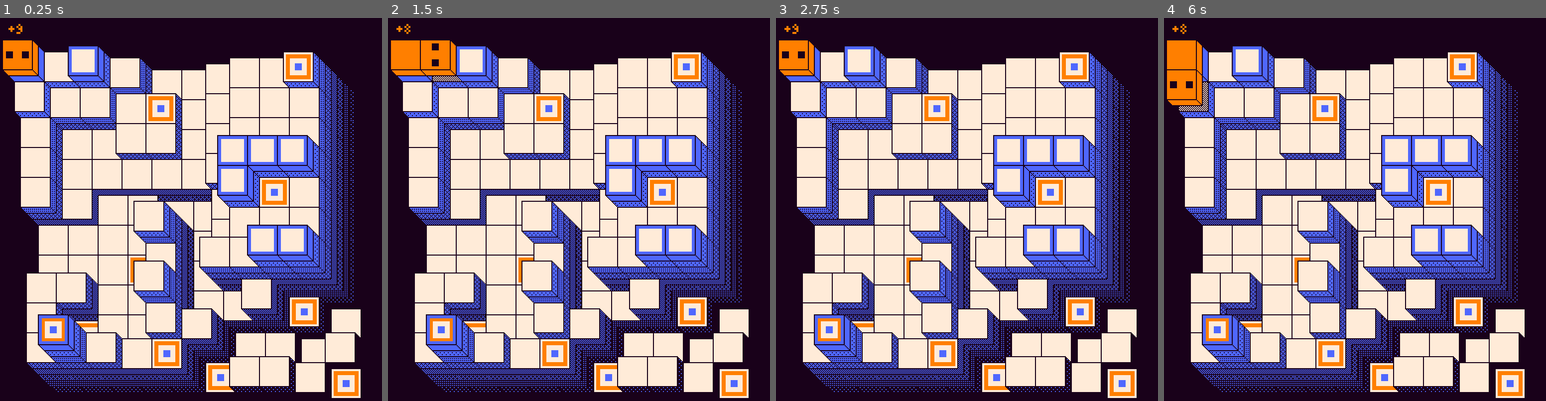
Above: before the commit, frames 1-4 (left to right).
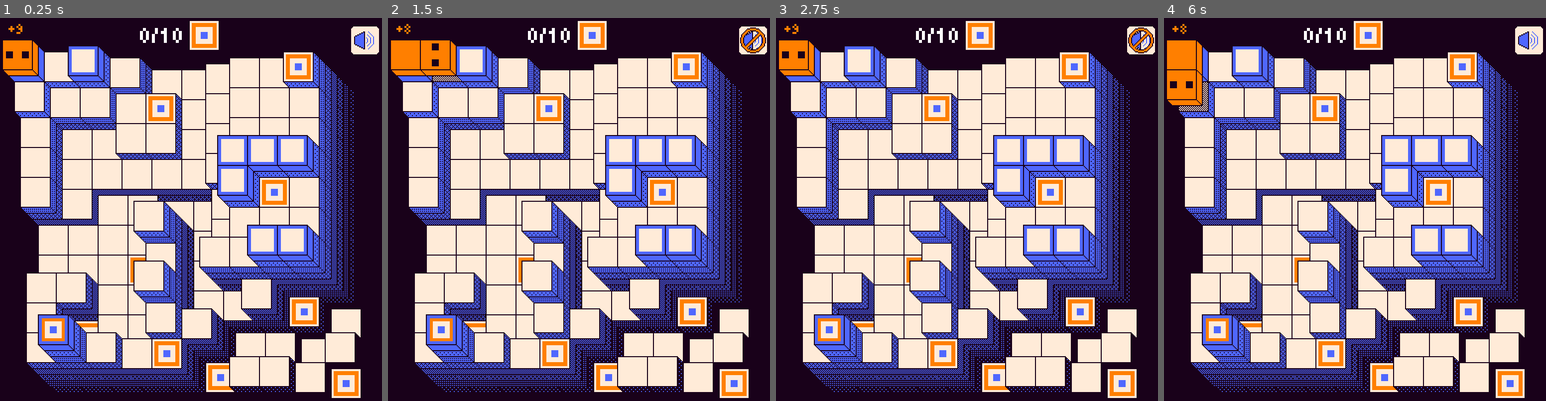
Above: after the commit, the same moments.

Repository: AlexQuenon/serpentithing
Game: Godot game, scene res://scenes/main.tscn
Same seed, same stepped clock (60 frames per second), same inputs: the game is played once before the commit and once after it.
Inputs (mouse positions are in pixels of both pictures, inside the frame that each line leads up to):
- Up to frame 1 (0.25 s): no input
- Up to frame 2 (1.5 s): click (750, 40) at 0.52 s; tap Enter at 1.25 s; hold Right (ui_right) from 1.28 s (still down); tap Space (detach) at 1.35 s
- Up to frame 3 (2.75 s): tap R (reset) at 2 s; release Right (ui_right) at 2.03 s; hold Down (ui_down) from 2.03 s (still down); tap Z (undo) at 2.1 s
- Up to frame 4 (6 s): tap R (reset) at 2.75, 3.5, 4.25, 4.9, 5 s; release Down (ui_down) at 2.78 s; hold Right (ui_right) 2.78-3.53 s; tap Space (detach) at 2.85, 4.35, 5.85 s; hold Up (ui_up) 3.53-4.28 s; tap Z (undo) at 3.6, 5.1 s; hold Left (ui_left) 4.28-5.78 s; tap M (mute, bound only after the commit) at 5.65 s; hold Down (ui_down) from 5.78 s (still down)

The runs differ from the first frame. In frame 1, 1.2% of the frame differs, in the area x 36-100%, y 0-10%; in frame 2, 1.1%; in frame 3, 1.1%; in frame 4, 1.2%.

Commit message:
progress and mute

Diff:
--- a/code/audio_manager.gd
+++ b/code/audio_manager.gd
@@ -1,4 +1,7 @@
 extends Node
+
+func set_mute(mute):
+	AudioServer.set_bus_mute(0, mute)
 
 func play_move():
 	%Move.play()
--- a/code/hidden.gd
+++ b/code/hidden.gd
@@ -1,7 +1,7 @@
 extends Label
 
 
-func _on_snake_coordinates_updated(snake_coords, block_coords, last_direction):
+func _on_snake_coordinates_updated(snake_coords, block_coords, last_direction, goals_met):
 	if snake_coords.size() + block_coords.size() == 10:
 		hide()
 	else:
--- a/code/main.gd
+++ b/code/main.gd
@@ -1,11 +1,14 @@
 extends Node2D
 
 
-func _on_snake_coordinates_updated(snake_coords, block_coords, last_direction):
+func _on_snake_coordinates_updated(snake_coords, block_coords, last_direction, goals_met):
+	%Progress.show()
+	%ProgressCount.text = "%s/10" % goals_met
 	%Winner.hide()
 	%Blocks.render(snake_coords, block_coords, last_direction)
 
 
 func _on_snake_win():
+	%Progress.hide()
 	%Winner.reset()
 	%Winner.show()
--- a/code/snake.gd
+++ b/code/snake.gd
@@ -1,7 +1,7 @@
 class_name Snake
 extends Node
 
-signal coordinates_updated(snake_coords, block_coords, last_direction)
+signal coordinates_updated(snake_coords, block_coords, last_direction, goals_met)
 signal win
 
 enum Move {
@@ -114,13 +114,13 @@
 func get_input_action():
 	if Input.is_action_just_pressed('detach'):
 		return Move.DETACH
-	if Input.is_action_just_pressed('ui_up'):
+	if Input.is_action_just_pressed('up'):
 		return Move.UP
-	if Input.is_action_just_pressed('ui_down'):
+	if Input.is_action_just_pressed('down'):
 		return Move.DOWN
-	if Input.is_action_just_pressed('ui_left'):
+	if Input.is_action_just_pressed('left'):
 		return Move.LEFT
-	if Input.is_action_just_pressed('ui_right'):
+	if Input.is_action_just_pressed('right'):
 		return Move.RIGHT
 	return Move.NONE
 
@@ -243,4 +243,9 @@
 
 
 func emit_coordinates_updated_signal():
-	coordinates_updated.emit(snake_coords, block_coords, last_direction)
+	var goals_met = count_goals()
+	coordinates_updated.emit(snake_coords, block_coords, last_direction, goals_met)
+
+
+func count_goals():
+	return blocks_on_goal().size() + int(snake_coords.size() == 1 and Level.coord_on_goal(snake_coords[0]))
--- /dev/null
+++ b/code/sound.gd
@@ -0,0 +1,10 @@
+extends CheckButton
+
+
+func _on_toggled(toggled_on):
+	AudioManager.set_mute(toggled_on)
+
+
+func _process(_delta):
+	if Input.is_action_just_pressed('mute'):
+		button_pressed = not button_pressed
--- a/project.godot
+++ b/project.godot
@@ -42,6 +42,7 @@
 "deadzone": 0.2,
 "events": [Object(InputEventKey,"resource_local_to_scene":false,"resource_name":"","device":-1,"window_id":0,"alt_press …(191 unchanged characters)…
 , Object(InputEventKey,"resource_local_to_scene":false,"resource_name":"","device":-1,"window_id":0,"alt_pressed":false …(186 unchanged characters)…
+, Object(InputEventKey,"resource_local_to_scene":false,"resource_name":"","device":-1,"window_id":0,"alt_pressed":false,"shift_pressed":false,"ctrl_pressed":false,"meta_pressed":false,"pressed":false,"keycode":0,"physical_keycode":88,"key_label":0,"unicode":120,"location":0,"echo":false,"script":null)
 ]
 }
 undo={
@@ -54,6 +55,35 @@
 "events": [Object(InputEventKey,"resource_local_to_scene":false,"resource_name":"","device":-1,"window_id":0,"alt_press …(192 unchanged characters)…
 ]
 }
+up={
+"deadzone": 0.2,
+"events": [Object(InputEventKey,"resource_local_to_scene":false,"resource_name":"","device":-1,"window_id":0,"alt_pressed":false,"shift_pressed":false,"ctrl_pressed":false,"meta_pressed":false,"pressed":false,"keycode":0,"physical_keycode":4194320,"key_label":0,"unicode":0,"location":0,"echo":false,"script":null)
+, Object(InputEventKey,"resource_local_to_scene":false,"resource_name":"","device":-1,"window_id":0,"alt_pressed":false,"shift_pressed":false,"ctrl_pressed":false,"meta_pressed":false,"pressed":false,"keycode":0,"physical_keycode":87,"key_label":0,"unicode":119,"location":0,"echo":false,"script":null)
+]
+}
+down={
+"deadzone": 0.2,
+"events": [Object(InputEventKey,"resource_local_to_scene":false,"resource_name":"","device":-1,"window_id":0,"alt_pressed":false,"shift_pressed":false,"ctrl_pressed":false,"meta_pressed":false,"pressed":false,"keycode":0,"physical_keycode":4194322,"key_label":0,"unicode":0,"location":0,"echo":false,"script":null)
+, Object(InputEventKey,"resource_local_to_scene":false,"resource_name":"","device":-1,"window_id":0,"alt_pressed":false,"shift_pressed":false,"ctrl_pressed":false,"meta_pressed":false,"pressed":false,"keycode":0,"physical_keycode":83,"key_label":0,"unicode":115,"location":0,"echo":false,"script":null)
+]
+}
+left={
+"deadzone": 0.2,
+"events": [Object(InputEventKey,"resource_local_to_scene":false,"resource_name":"","device":-1,"window_id":0,"alt_pressed":false,"shift_pressed":false,"ctrl_pressed":false,"meta_pressed":false,"pressed":false,"keycode":0,"physical_keycode":4194319,"key_label":0,"unicode":0,"location":0,"echo":false,"script":null)
+, Object(InputEventKey,"resource_local_to_scene":false,"resource_name":"","device":-1,"window_id":0,"alt_pressed":false,"shift_pressed":false,"ctrl_pressed":false,"meta_pressed":false,"pressed":false,"keycode":0,"physical_keycode":65,"key_label":0,"unicode":97,"location":0,"echo":false,"script":null)
+]
+}
+right={
+"deadzone": 0.2,
+"events": [Object(InputEventKey,"resource_local_to_scene":false,"resource_name":"","device":-1,"window_id":0,"alt_pressed":false,"shift_pressed":false,"ctrl_pressed":false,"meta_pressed":false,"pressed":false,"keycode":0,"physical_keycode":4194321,"key_label":0,"unicode":0,"location":0,"echo":false,"script":null)
+, Object(InputEventKey,"resource_local_to_scene":false,"resource_name":"","device":-1,"window_id":0,"alt_pressed":false,"shift_pressed":false,"ctrl_pressed":false,"meta_pressed":false,"pressed":false,"keycode":0,"physical_keycode":68,"key_label":0,"unicode":100,"location":0,"echo":false,"script":null)
+]
+}
+mute={
+"deadzone": 0.2,
+"events": [Object(InputEventKey,"resource_local_to_scene":false,"resource_name":"","device":-1,"window_id":0,"alt_pressed":false,"shift_pressed":false,"ctrl_pressed":false,"meta_pressed":false,"pressed":false,"keycode":0,"physical_keycode":77,"key_label":0,"unicode":109,"location":0,"echo":false,"script":null)
+]
+}
 
 [rendering]
 
--- a/scenes/main.tscn
+++ b/scenes/main.tscn
@@ -7,6 +7,10 @@
 [ext_resource type="FontFile" uid="uid://x6v2yc50aowa" path="res://assets/Tiny5-Regular.ttf" id="5_tefeu"]
 [ext_resource type="Script" uid="uid://uyo74mdc3kfc" path="res://code/hidden.gd" id="6_o6xl0"]
 [ext_resource type="Script" uid="uid://bbb6wmtwax6ej" path="res://code/winner.gd" id="7_o6xl0"]
+[ext_resource type="Texture2D" uid="uid://ck55a011rxgr" path="res://assets/sound_on.png" id="8_85g3d"]
+[ext_resource type="Texture2D" uid="uid://bpcmwqgtg4w7a" path="res://assets/goal_icon.png" id="8_choun"]
+[ext_resource type="Texture2D" uid="uid://bnm04u52oxq3h" path="res://assets/sound_off.png" id="9_choun"]
+[ext_resource type="Script" uid="uid://bhag4rysx37i5" path="res://code/sound.gd" id="11_ya4ey"]
 
 [sub_resource type="TileSetAtlasSource" id="TileSetAtlasSource_jyhfs"]
 texture = ExtResource("1_0wfyh")
@@ -16,6 +20,16 @@
 [sub_resource type="TileSet" id="TileSet_tbgi4"]
 tile_size = Vector2i(30, 30)
 sources/0 = SubResource("TileSetAtlasSource_jyhfs")
+
+[sub_resource type="StyleBoxEmpty" id="StyleBoxEmpty_o6xl0"]
+
+[sub_resource type="StyleBoxEmpty" id="StyleBoxEmpty_tipki"]
+
+[sub_resource type="StyleBoxEmpty" id="StyleBoxEmpty_85g3d"]
+
+[sub_resource type="StyleBoxEmpty" id="StyleBoxEmpty_choun"]
+
+[sub_resource type="StyleBoxEmpty" id="StyleBoxEmpty_ya4ey"]
 
 [node name="Main" type="Node2D"]
 script = ExtResource("1_jyhfs")
@@ -45,6 +59,7 @@
 
 [node name="Winner" type="RichTextLabel" parent="."]
 unique_name_in_owner = true
+visible = false
 anchors_preset = 5
 anchor_left = 0.5
 anchor_right = 0.5
@@ -69,6 +84,55 @@
 script = ExtResource("7_o6xl0")
 colors = PackedColorArray(1, 0.49803922, 0, 1, 0.30980393, 0.40392157, 1, 1, 1, 0.92156863, 0.84705883, 1)
 
+[node name="Progress" type="HBoxContainer" parent="."]
+unique_name_in_owner = true
+anchors_preset = 5
+anchor_left = 0.5
+anchor_right = 0.5
+offset_left = 152.0
+offset_right = 237.0
+offset_bottom = 40.0
+grow_horizontal = 2
+
+[node name="ProgressCount" type="Label" parent="Progress"]
+unique_name_in_owner = true
+layout_mode = 2
+size_flags_horizontal = 4
+theme_override_fonts/font = ExtResource("5_tefeu")
+theme_override_font_sizes/font_size = 24
+text = "0/10"
+
+[node name="TextureRect" type="TextureRect" parent="Progress"]
+layout_mode = 2
+size_flags_horizontal = 4
+size_flags_vertical = 4
+texture = ExtResource("8_choun")
+stretch_mode = 2
+
+[node name="Sound" type="CheckButton" parent="."]
+custom_minimum_size = Vector2(30, 30)
+anchors_preset = 1
+anchor_left = 1.0
+anchor_right = 1.0
+offset_left = 355.0
+offset_top = 5.0
+offset_right = 393.0
+offset_bottom = 44.0
+grow_horizontal = 0
+size_flags_horizontal = 4
+size_flags_vertical = 4
+focus_mode = 0
+mouse_default_cursor_shape = 2
+theme_override_styles/normal = SubResource("StyleBoxEmpty_o6xl0")
+theme_override_styles/pressed = SubResource("StyleBoxEmpty_tipki")
+theme_override_styles/hover = SubResource("StyleBoxEmpty_85g3d")
+theme_override_styles/disabled = SubResource("StyleBoxEmpty_choun")
+theme_override_styles/focus = SubResource("StyleBoxEmpty_ya4ey")
+theme_override_icons/checked = ExtResource("9_choun")
+theme_override_icons/unchecked = ExtResource("8_85g3d")
+script = ExtResource("11_ya4ey")
+
 [connection signal="coordinates_updated" from="Snake" to="." method="_on_snake_coordinates_updated"]
 [connection signal="coordinates_updated" from="Snake" to="Hidden" method="_on_snake_coordinates_updated"]
 [connection signal="win" from="Snake" to="." method="_on_snake_win"]
+[connection signal="toggled" from="Sound" to="Sound" method="_on_toggled"]
Binary file added: assets/goal_icon.png
Not shown, added: assets/goal_icon.png.import
Binary file changed: assets/icon.png
Binary file added: assets/sound_off.png
Not shown, added: assets/sound_off.png.import
Binary file added: assets/sound_on.png
Not shown, added: assets/sound_on.png.import
Not shown, added: code/sound.gd.uid
Not shown: 1 places in scenes/main.tscn that only renumber resources
